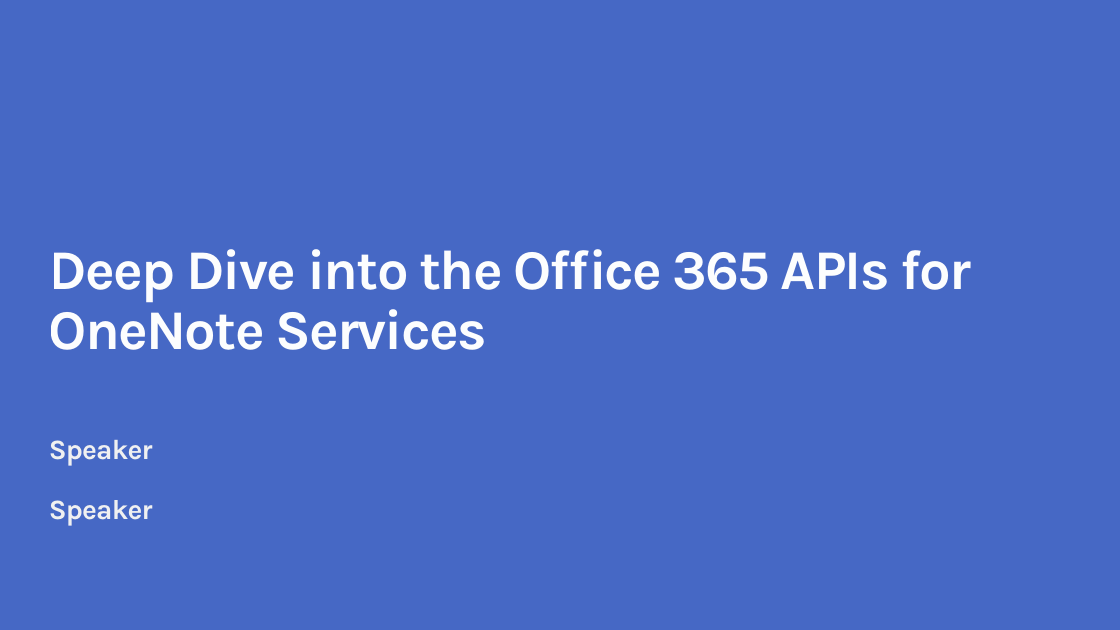
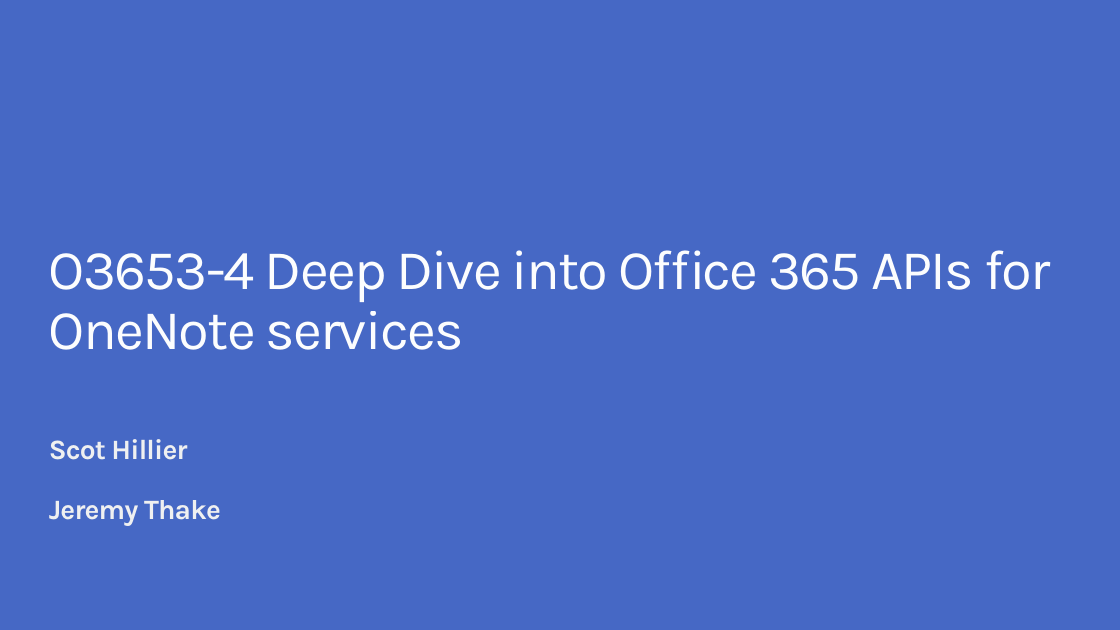
Before and after one commit to OfficeDev/TrainingContent, a slide deck: slide 4 of O3653-7 Deep Dive into the Office 365 APIs for OneNote services/O3653-7 Deep Dive into the Office 365 APIs for OneNote services.pptx. Drawn at 1120x630 pixels with LibreOffice and Linux fonts; fonts in the diff are those of the drawing; background and template pictures are left out. Boxes give left, top, right and bottom in pixels: in the first picture for what was removed or moved away, otherwise in the second. Text is boxed around its words. In the diff, an @@ line names an element or a change of style, - is before the commit and + after.

```diff
--- a/O3653-7 Deep Dive into the Office 365 APIs for OneNote services/O3653-7 Deep Dive into the Office 365 APIs for OneNote services.pptx
+++ b/O3653-7 Deep Dive into the Office 365 APIs for OneNote services/O3653-7 Deep Dive into the Office 365 APIs for OneNote services.pptx
@@ title at [49, 250, 1050, 350]: text changed; bold off @@
-Deep Dive into the Office 365 APIs for OneNote Services
+O3653-4 Deep Dive into Office 365 APIs for OneNote services
@@ subtitle at [49, 439, 221, 526]: text changed @@
-Speaker
-Speaker
+Scot Hillier
+Jeremy Thake
```
Also in this commit, not shown: 7 other slides changed, 2 slides added, 3 slides removed.
